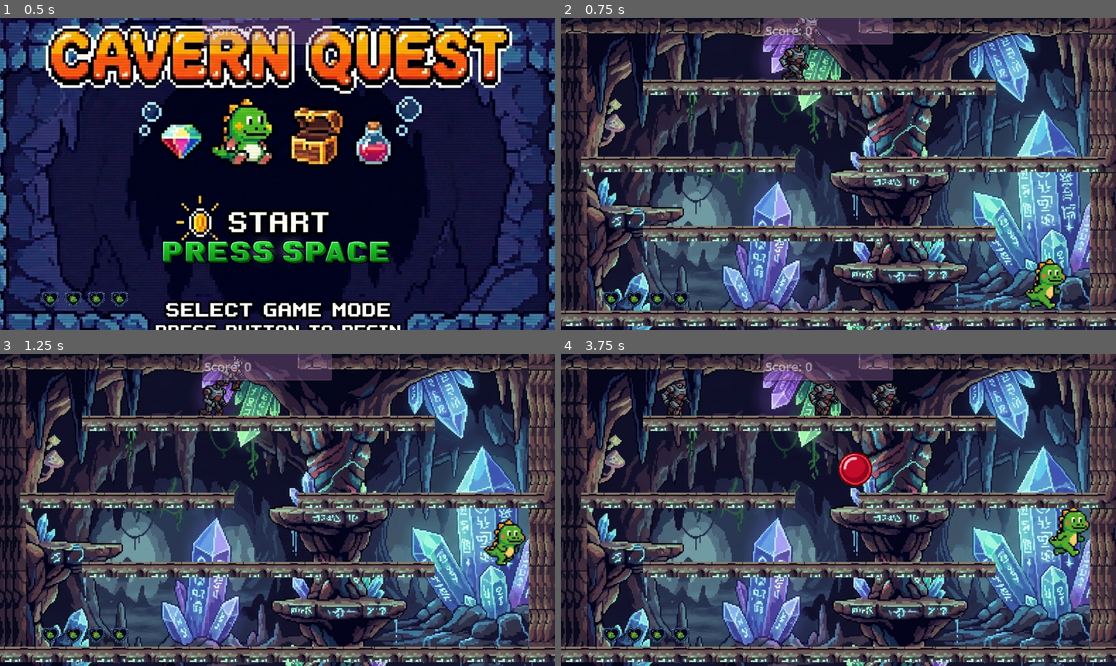
Above: before the commit, frames 1-4 (two rows, left to right).
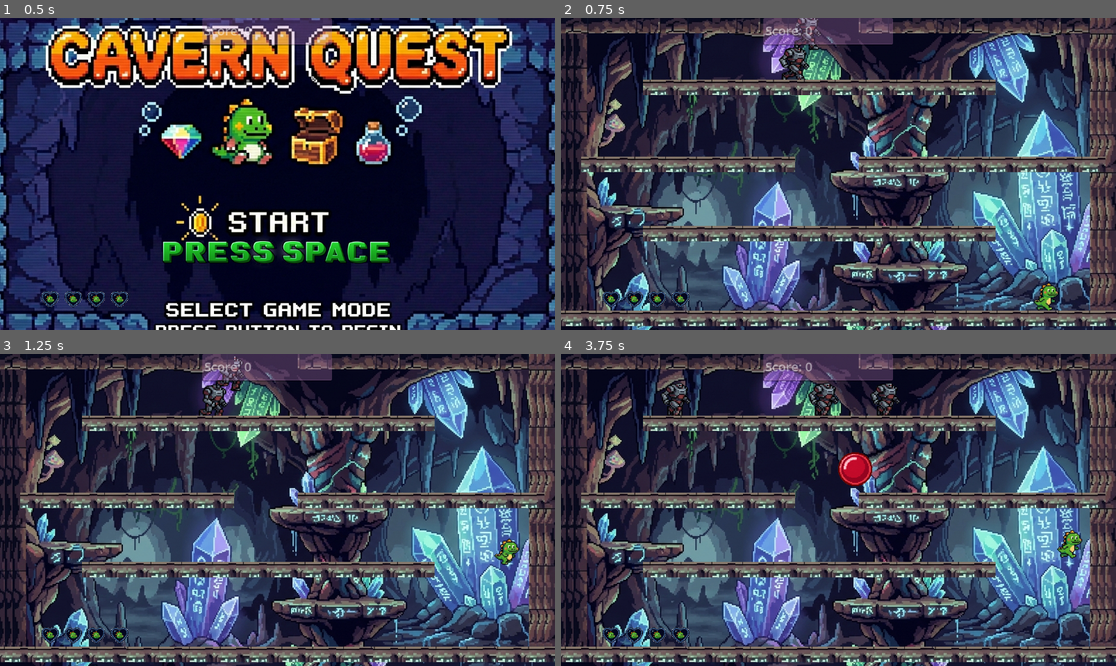
Above: after the commit, the same moments.

Repository: BenJenkyn/bubble-bobble-clone
Game: Godot game, scene res://scenes/main/Main.tscn
Two runs of this game, one before a commit and one after it. Both use one fixed random seed, a clock stepped at 60 frames per second and the inputs below.
Inputs:
- Up to frame 1 (0.5 s): no input
- Up to frame 2 (0.75 s): tap Enter (ui_accept) at 0.5 s; hold D (move_right) from 0.53 s (still down); tap Space (fire) at 0.6 s
- Up to frame 3 (1.25 s): keep holding D (move_right); tap W (jump) at 0.77 s
- Up to frame 4 (3.75 s): tap Space (fire) every 0.75 s from 1.35 to 3.6 s; tap W (jump) at 1.52, 3.02 s; release D (move_right) at 2.03 s; hold A (move_left) 2.03-2.78 s; hold D (move_right) from 2.78 s (still down)

Frame 1 is identical in both runs. In frame 2, 0.7% of the frame differs, in the area x 83-92%, y 76-94%; in frame 3, 0.6%; in frame 4, 0.8%, in the area x 87-96%, y 49-66%.

Commit message:
adds music

Diff:
--- a/scenes/entities/player/Player.tscn
+++ b/scenes/entities/player/Player.tscn
@@ -83,7 +83,8 @@
 shape = SubResource("RectangleShape2D_afppm")
 
 [node name="WalkingSprite" type="Sprite2D" parent="." unique_id=2129089630]
-position = Vector2(-10, -8)
+position = Vector2(-8, 13.000001)
+scale = Vector2(0.59800005, 0.553681)
 texture = ExtResource("2_afppm")
 hframes = 4
 vframes = 2
--- a/scenes/main/Main.tscn
+++ b/scenes/main/Main.tscn
@@ -11,6 +11,7 @@
 [ext_resource type="Texture2D" uid="uid://cyl7lkk3clb54" path="res://assets_ai/raw/tile_map.png" id="7_qkm1d"]
 [ext_resource type="Texture2D" uid="uid://w51k41ko1mfs" path="res://assets/images/space0.png" id="8_3km4f"]
 [ext_resource type="Texture2D" uid="uid://rsnppu2k4i4y" path="res://assets_ai/proccessed/heart_container.png" id="9_qkm1d"]
+[ext_resource type="AudioStream" uid="uid://cf7mnjsbkdwor" path="res://assets_ai/raw/main_theme_song.mp3" id="12_p5fgu"]
 
 [sub_resource type="TileSetAtlasSource" id="TileSetAtlasSource_nha0i"]
 texture = ExtResource("2_nha0i")
@@ -5864,3 +5865,8 @@
 position = Vector2(174, 28)
 scale = Vector2(0.1, 0.1)
 texture = ExtResource("9_qkm1d")
+
+[node name="MainThemePlayer" type="AudioStreamPlayer2D" parent="." unique_id=95960292]
+stream = ExtResource("12_p5fgu")
+autoplay = true
+parameters/looping = true
Not shown, added: assets_ai/raw/bubble.mp3.import
Not shown, added: assets_ai/raw/main_theme_song.mp3.import
Not shown, added: assets_ai/raw/bubble.mp3
Not shown, added: assets_ai/raw/main_theme_song.mp3
